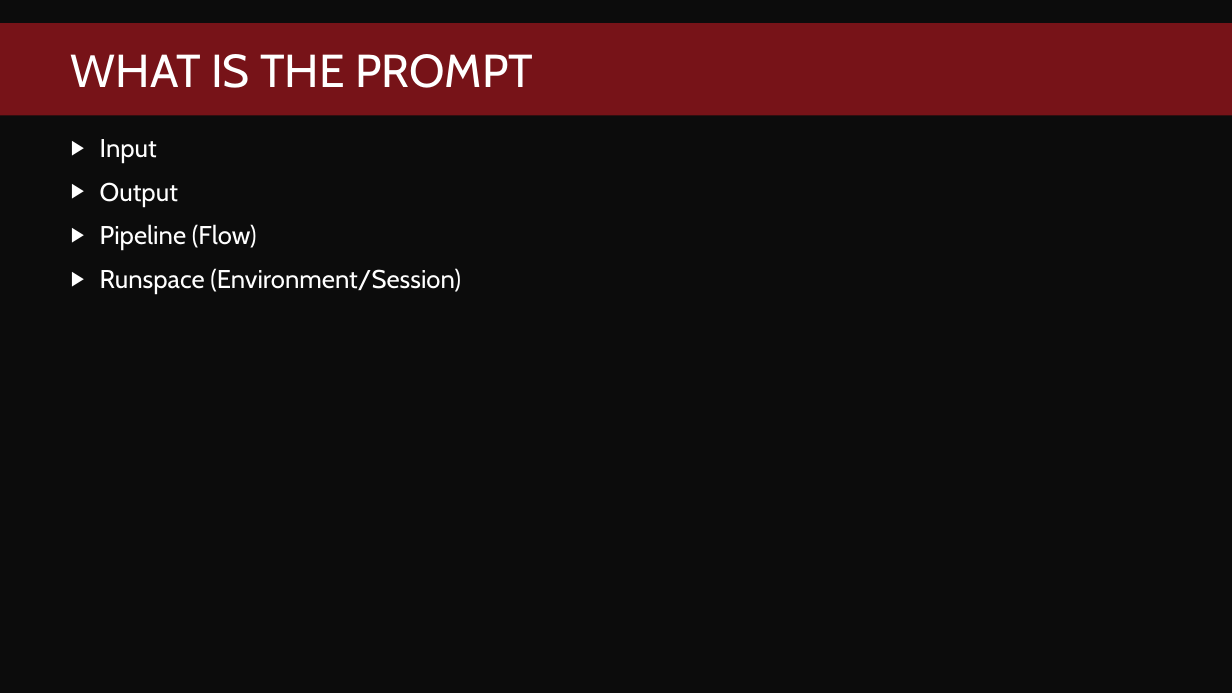
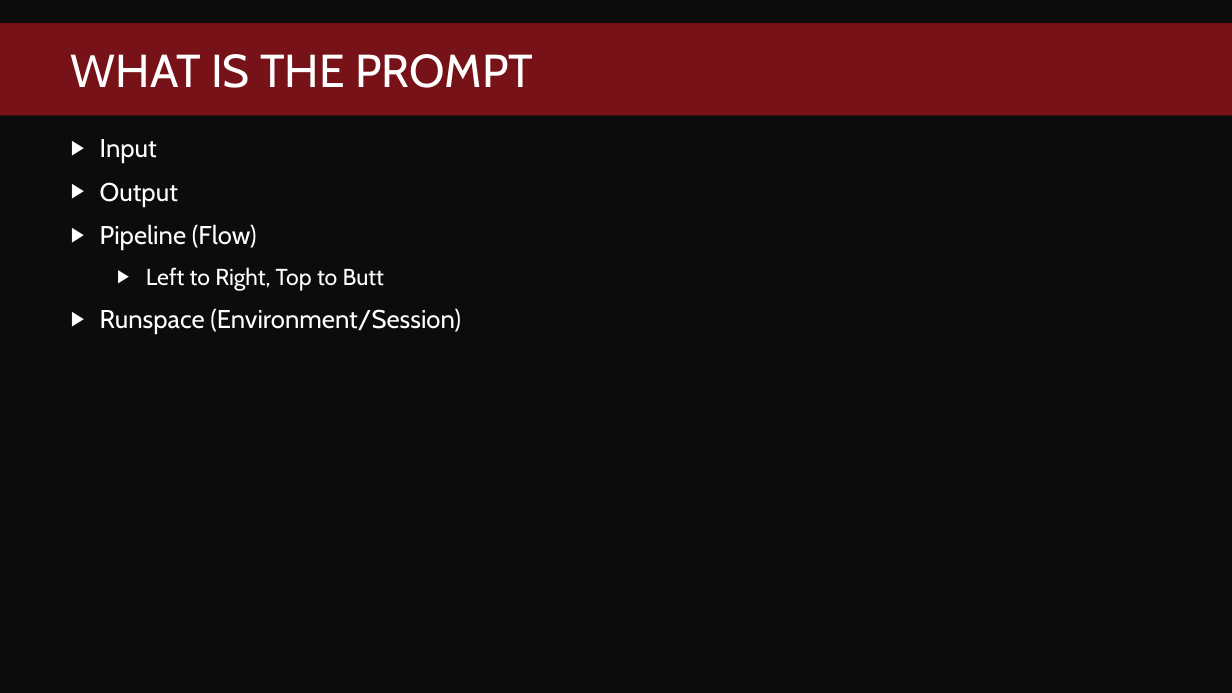
Before and after one commit to JordanTheITGuy/PowerShell-For-Padawans, a slide deck: slide 8 of PowerShell for Padawans.pptx. Drawn at 1232x693 pixels with LibreOffice and Linux fonts; fonts in the diff are those of the drawing; background and template pictures are left out. Boxes give left, top, right and bottom in pixels: in the first picture for what was removed or moved away, otherwise in the second. Text is boxed around its words. In the diff, an @@ line names an element or a change of style, - is before the commit and + after.

```diff
--- a/PowerShell for Padawans.pptx
+++ b/PowerShell for Padawans.pptx
@@ text at (x1=146, y1=267, x2=384, y2=291): paragraph added @@
+  ▶ Left to Right, Top to Butt
```
Also in this commit, not shown: 2 other slides changed.
